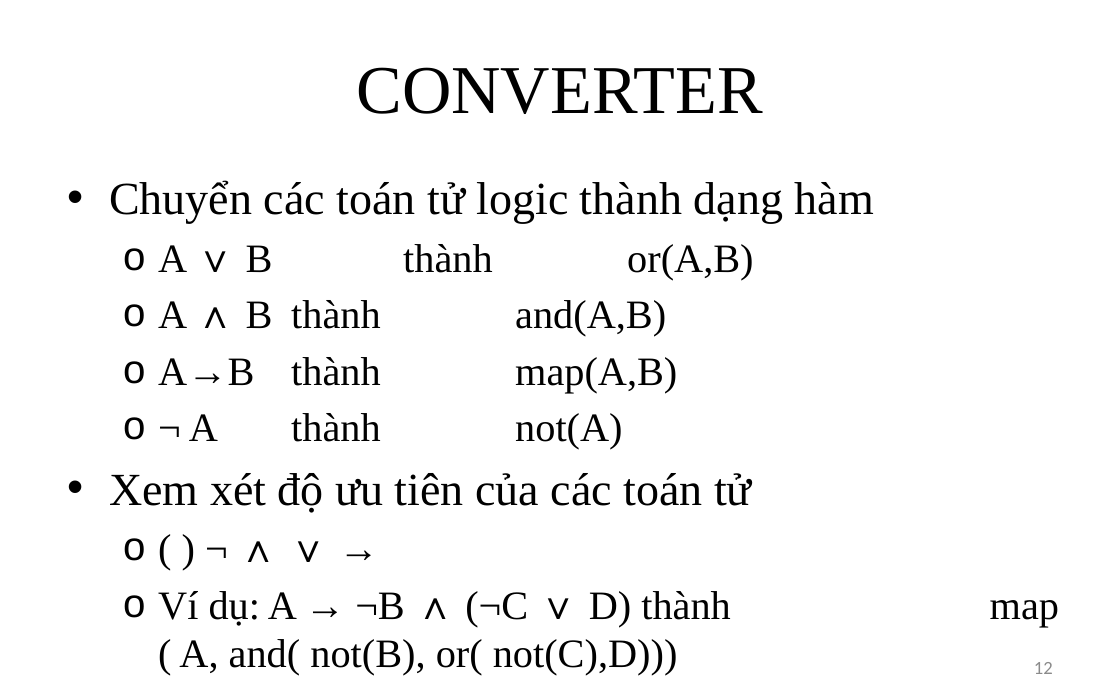
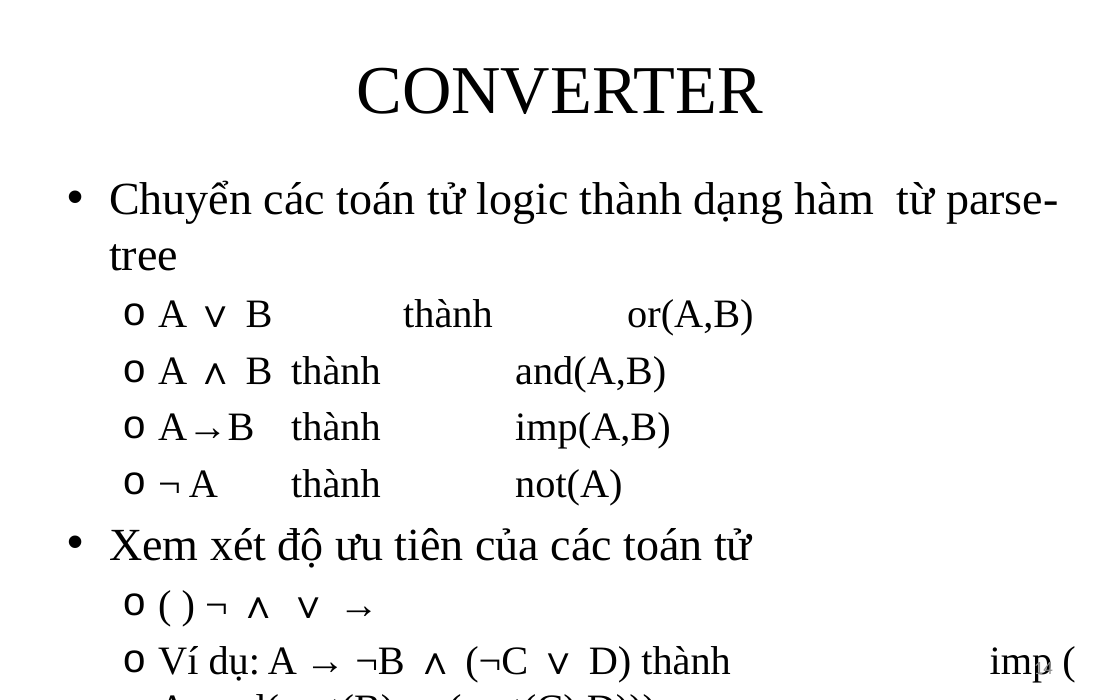
Before and after one commit to giang-rocker/logic, a slide deck: slide 14 of Report/SUY LUẬN TỰ NHIÊN.pptx (slide 12 before the commit). Drawn at 1120x700 pixels with LibreOffice and Linux fonts; fonts in the diff are those of the drawing. Boxes give left, top, right and bottom in pixels: in the first picture for what was removed or moved away, otherwise in the second. Text is boxed around its words. In the diff, an @@ line names an element or a change of style, - is before the commit and + after.

```diff
--- a/Report/SUY LUẬN TỰ NHIÊN.pptx
+++ b/Report/SUY LUẬN TỰ NHIÊN.pptx
@@ text at bbox=[109, 180, 1058, 271]: text changed @@
-• Chuyển các toán tử logic thành dạng hàm
+• Chuyển các toán tử logic thành dạng hàm từ parse-tree
@@ text at bbox=[158, 412, 671, 449]: text changed @@
-  o A→B thành map(A,B)
+  o A→B thành imp(A,B)
@@ text at bbox=[158, 646, 1053, 683]: text changed @@
-  o Ví dụ: A → ¬B ∧ (¬C ∨ D) thành map ( A, and( not(B), or( not(C),D)))
+  o Ví dụ: A → ¬B ∧ (¬C ∨ D) thành imp ( A, and( not(B), or( not(C),D)))
@@ page number at bbox=[1034, 659, 1053, 680]: text changed @@
-12
+14
```
Also in this commit, not shown: 10 other slides changed, 5 slides added, 1 slide removed, 34 other files.
